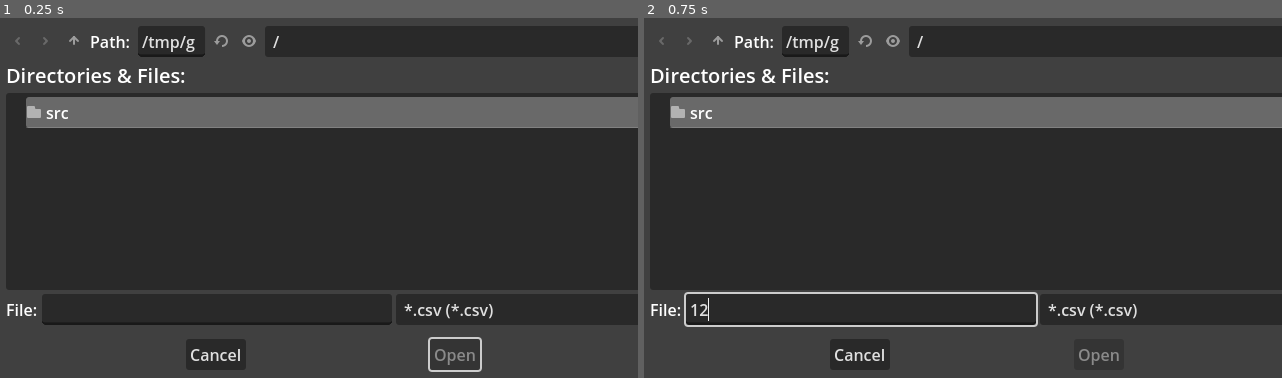
Above: before the commit, frames 1-2 (left to right).
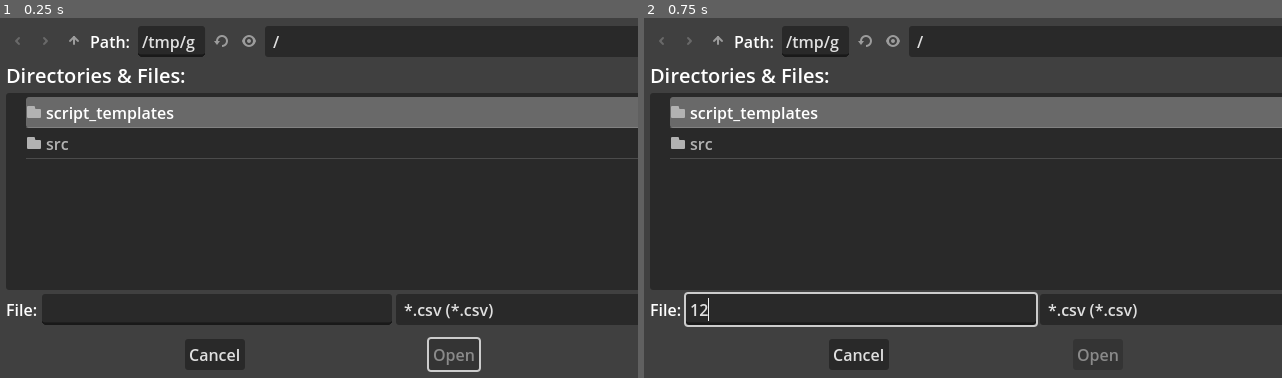
Above: after the commit, the same moments.

Repository: noi-techpark/sfscon-pdf-downloader
Game: Godot game, scene res://src/Main.tscn
Two runs of this game, one before a commit and one after it. Both use one fixed random seed, a clock stepped at 60 frames per second and the inputs below.
Inputs (mouse positions are in pixels of both pictures, inside the frame that each line leads up to):
- Up to frame 1 (0.25 s): no input
- Up to frame 2 (0.75 s): click (860, 309) at 0.52 s; type "12" at 0.6 s

The runs differ from the first frame. In frame 1, 0.9% of the frame differs, in the area x 4-100%, y 24-99%; in frame 2, 0.9%.

Commit message:
add all needed stuff to open repository

Diff:
--- /dev/null
+++ b/app/script_templates/Node/with_header.gd
@@ -0,0 +1,13 @@
+# SPDX-FileCopyrightText: (c) NOI Techpark <digital@noi.bz.it>
+
+# SPDX-License-Identifier: AGPL-3.0-or-later
+
+# meta-default: true
+extends _BASE_
+
+func _ready() -> void:
+	pass
+
+
+func _process(delta: float) -> void:
+	pass
--- a/app/src/Main.gd
+++ b/app/src/Main.gd
@@ -1,3 +1,7 @@
+# SPDX-FileCopyrightText: (c) NOI Techpark <digital@noi.bz.it>
+
+# SPDX-License-Identifier: AGPL-3.0-or-later
+
 extends Control
 
 @onready var file_dialog:FileDialog = $WebsiteFileDialog
Not shown, added: .github/workflows/main.yml
Not shown, added: .github/workflows/reuse.yml
Not shown, added: .pre-commit-config.yaml
Not shown, added: .reuse/dep5
Not shown, added: LICENSE.md
Not shown, added: LICENSES/AGPL-3.0-or-later.txt
Not shown, added: LICENSES/CC-BY-4.0.txt
Not shown, added: LICENSES/CC0-1.0.txt
Not shown, added: README.md
Not shown, changed: app/.gitattributes
